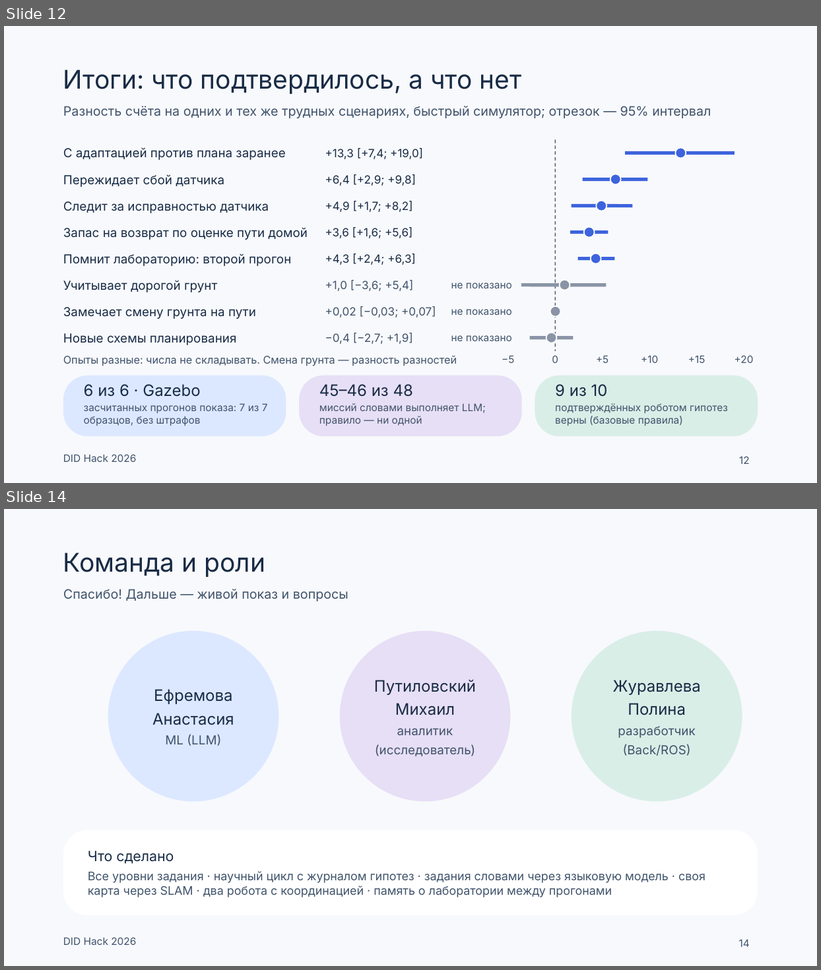
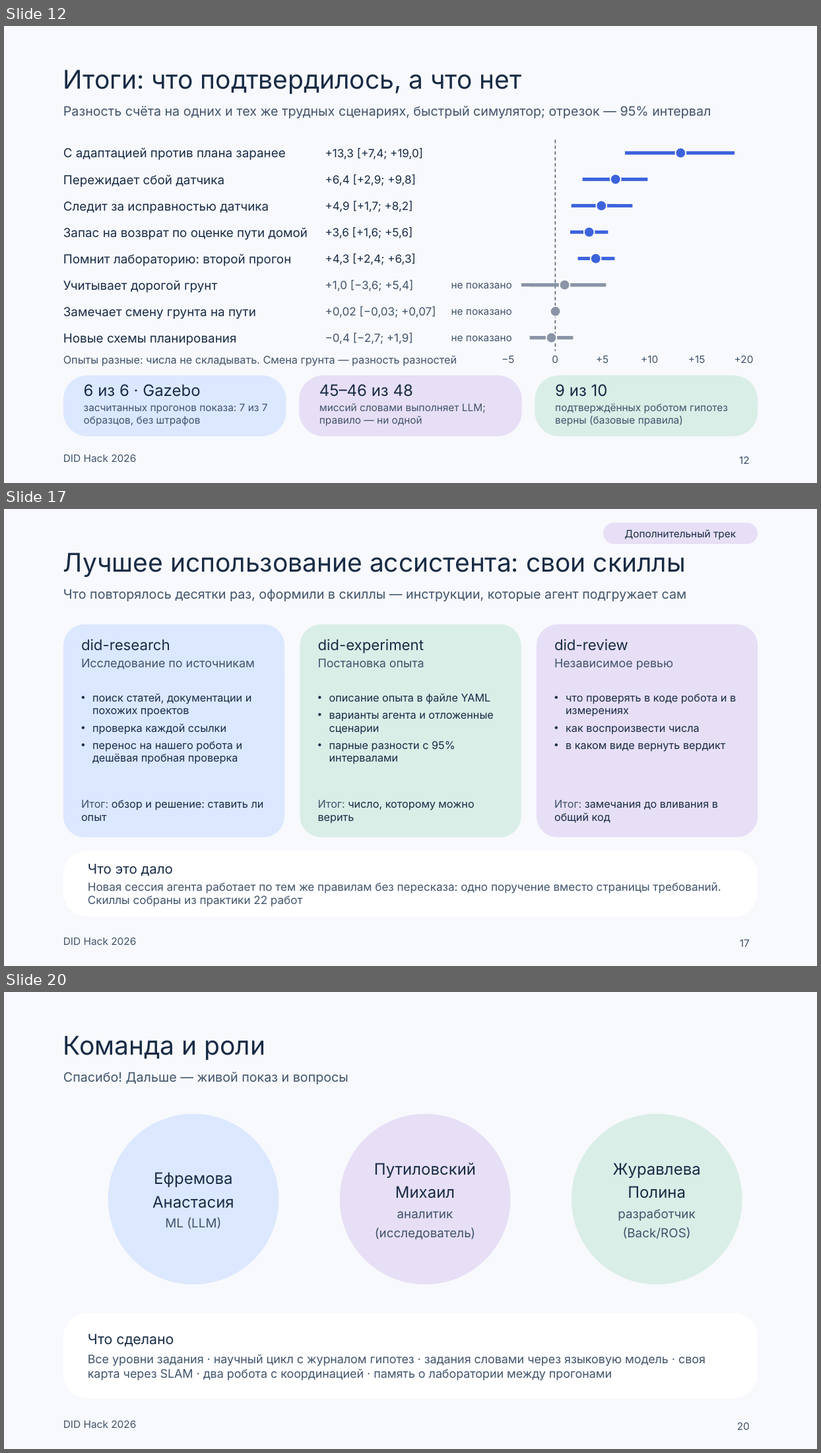
Before and after one commit to Mput13/did-hack, a slide deck: presentation/team/DID_final.pptx. Shown one above the other, each under a label of ours: slides 12 and 14 before the commit, slides 12, 17 and 20 after it; the slides between them are not shown. The pictures are 821x970 and 821x1453 pixels, drawn with LibreOffice and Linux fonts; fonts in the diff are those of the drawing. Boxes give left, top, right and bottom in pixels: in the first picture for what was removed or moved away, otherwise in the second. Text is boxed around its words. In the diff, an @@ line names an element or a change of style, - is before the commit and + after.

```diff
--- a/presentation/team/DID_final.pptx
+++ b/presentation/team/DID_final.pptx
@@ slide 17 added at (4, 509, 817, 966), background #F8F9FC; not listed: 1 template element that a slide beside it also shows @@
@@ rounded rectangle added at (603, 523, 758, 544), fill #E7DFF6, 9 pt, text #182B45 @@
+Дополнительный трек
@@ title added at (63, 553, 686, 577), 22.8 pt, text #182B45 @@
+Лучшее использование ассистента: свои скиллы
@@ text added at (63, 589, 687, 601), 11.5 pt, text #40536B @@
+Что повторялось десятки раз, оформили в скиллы — инструкции, которые агент подгружает сам
@@ rounded rectangle added at (63, 625, 284, 838), fill #DCE8FF @@
@@ rounded rectangle added at (300, 625, 521, 838), fill #D9EEE7 @@
@@ rounded rectangle added at (537, 625, 758, 838), fill #E7DFF6 @@
@@ text added at (81, 639, 255, 669), 10.5 pt, text #40536B @@
+did-research
+Исследование по источникам
@@ text added at (318, 639, 424, 667), 10.5 pt, text #40536B @@
+did-experiment
+Постановка опыта
@@ text added at (554, 639, 673, 670), 10.5 pt, text #40536B @@
+did-review
+Независимое ревью
@@ text added at (92, 693, 252, 764), 9.5 pt, text #182B45 @@
+• поиск статей, документации и похожих проектов
+• проверка каждой ссылки
+• перенос на нашего робота и дешёвая пробная проверка
@@ text added at (329, 693, 493, 764), 9.5 pt, text #182B45 @@
+• описание опыта в файле YAML
+• варианты агента и отложенные сценарии
+• парные разности с 95% интервалами
@@ text added at (566, 694, 736, 752), 9.5 pt, text #182B45 @@
+• что проверять в коде робота и в измерениях
+• как воспроизвести числа
+• в каком виде вернуть вердикт
@@ text added at (81, 800, 264, 821), 9.5 pt, text #182B45 @@
+Итог: обзор и решение: ставить ли опыт
@@ text added at (318, 800, 474, 824), 9.5 pt, text #182B45 @@
+Итог: число, которому можно верить
@@ text added at (554, 800, 718, 823), 9.5 pt, text #182B45 @@
+Итог: замечания до вливания в общий код
@@ rounded rectangle added at (63, 850, 758, 917), fill #FFFFFF @@
@@ text added at (88, 864, 721, 907), 10 pt, text #40536B @@
+Что это дало
+Новая сессия агента работает по тем же правилам без пересказа: одно поручение вместо страницы требований. Скиллы собраны из практики 22 работ
@@ page number added at (740, 940, 750, 947), 9 pt, text #40536B @@
+17
@@ what was slide 14 is now slide 20 @@
@@ page number at (737, 1422, 750, 1430): text changed @@
-14
+20
```
Also in this commit, not shown: 1 slide changed, 5 other slides added, 12 other files.
